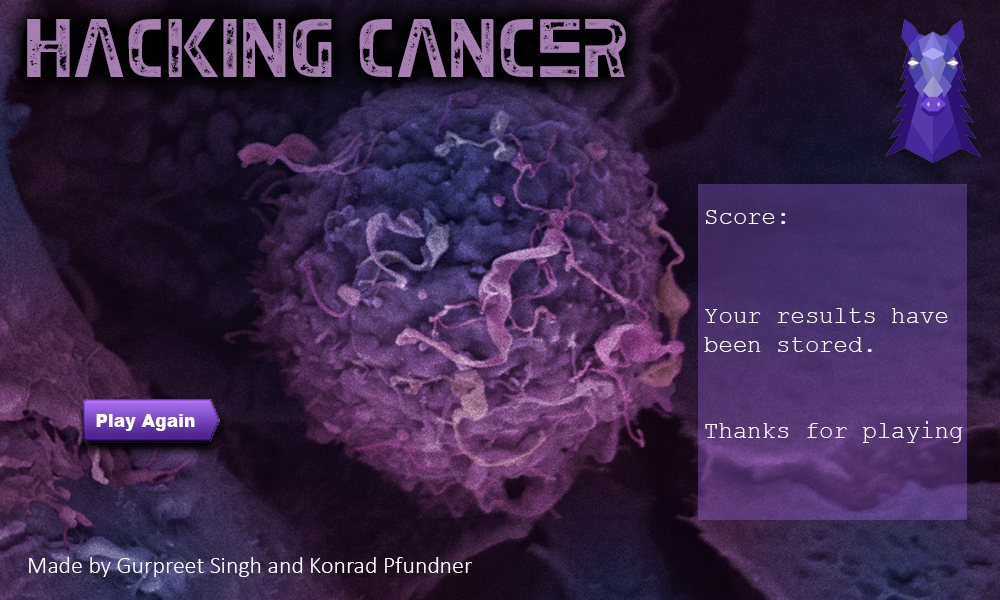
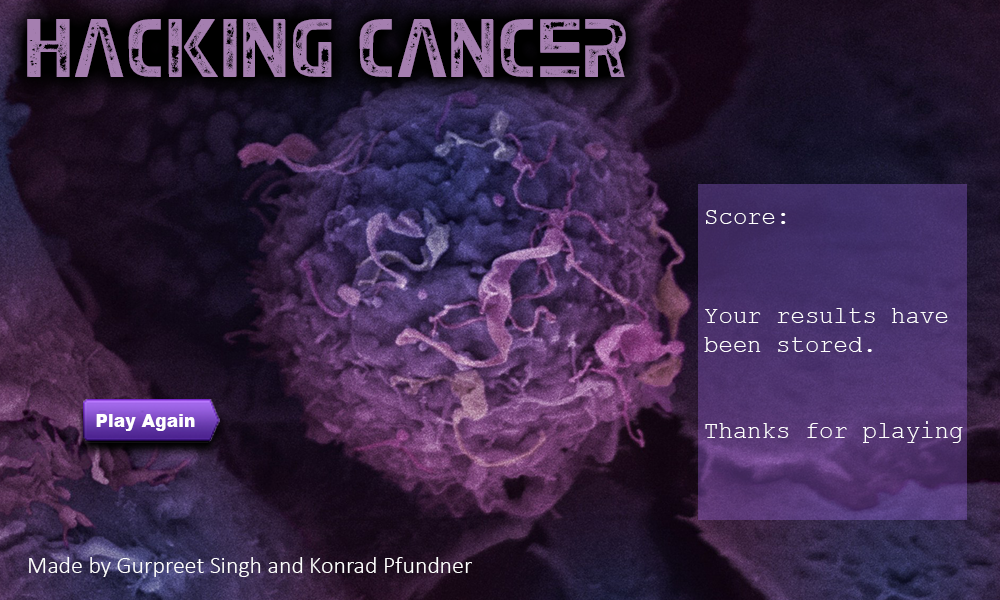
The second (1000, 600) image is a revision of the first. Changes to its layers:
hid "Western" over [885, 19, 981, 163]
